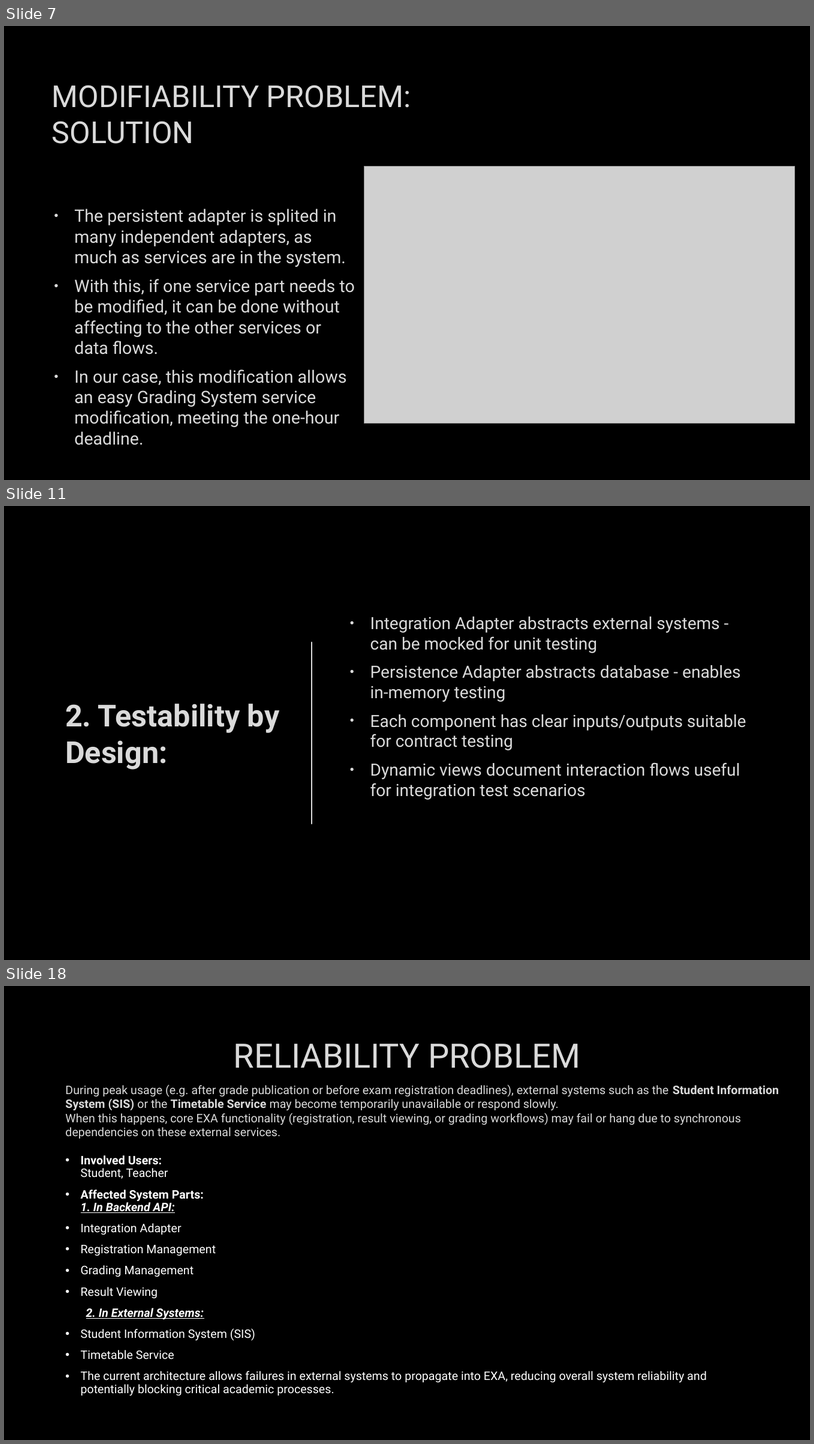
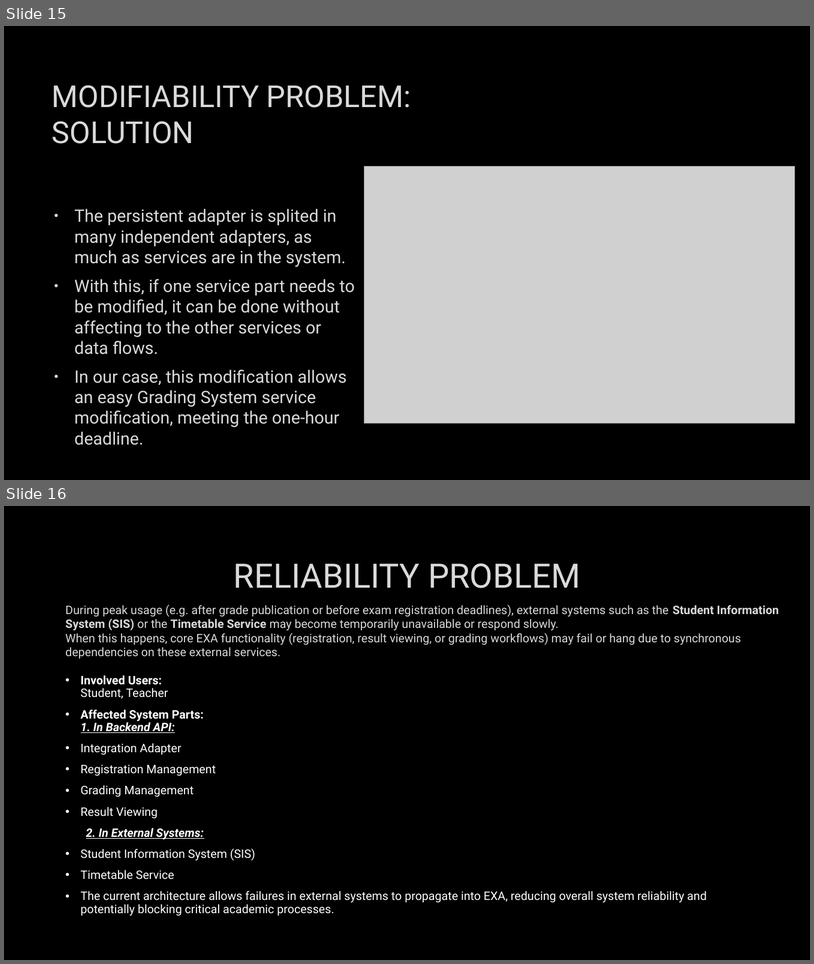
Before and after one commit to mayembe-martin/software_architecture_schedules, a slide deck: M2/Presentation_Qualities.pptx. Shown one above the other, each under a label of ours: slides 7, 11 and 18 before the commit, slides 15 and 16 after it; the slides between them are not shown. The pictures are 814x1444 and 814x964 pixels, drawn with LibreOffice and Linux fonts; fonts in the diff are those of the drawing; grey boxes stand for pictures; background and template pictures are left out. Boxes give left, top, right and bottom in pixels: in the first picture for what was removed or moved away, otherwise in the second. Text is boxed around its words. In the diff, an @@ line names an element or a change of style, - is before the commit and + after.

```diff
--- a/M2/Presentation_Qualities.pptx
+++ b/M2/Presentation_Qualities.pptx
@@ slide 11 removed at (4,506,810,960), background picture (left out) @@
@@ text removed at (371,616,747,799) @@
-• Integration Adapter abstracts external systems - can be mocked for unit testing
-• Persistence Adapter abstracts database - enables in-memory testing
-• Each component has clear inputs/outputs suitable for contract testing
-• Dynamic views document interaction flows useful for integration test scenarios
@@ line removed from (312, 642) to (312, 823) @@
@@ title removed at (65,703,279,769) @@
-2. Testability by Design:
@@ what was slide 7 is now slide 15 @@
@@ what was slide 18 is now slide 16 @@
```
Also in this commit, not shown: 2 slides changed, 5 slides added, 6 other slides removed.
